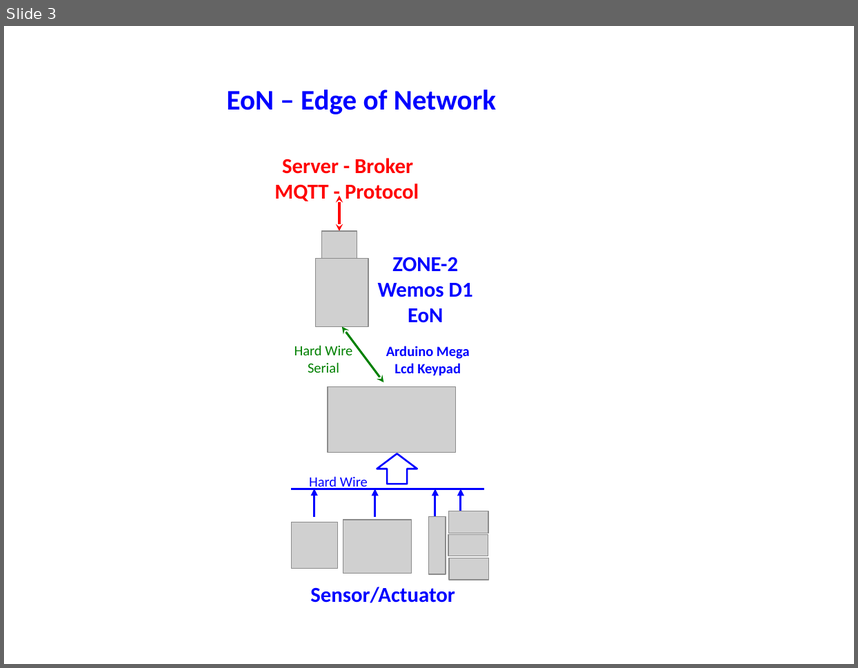
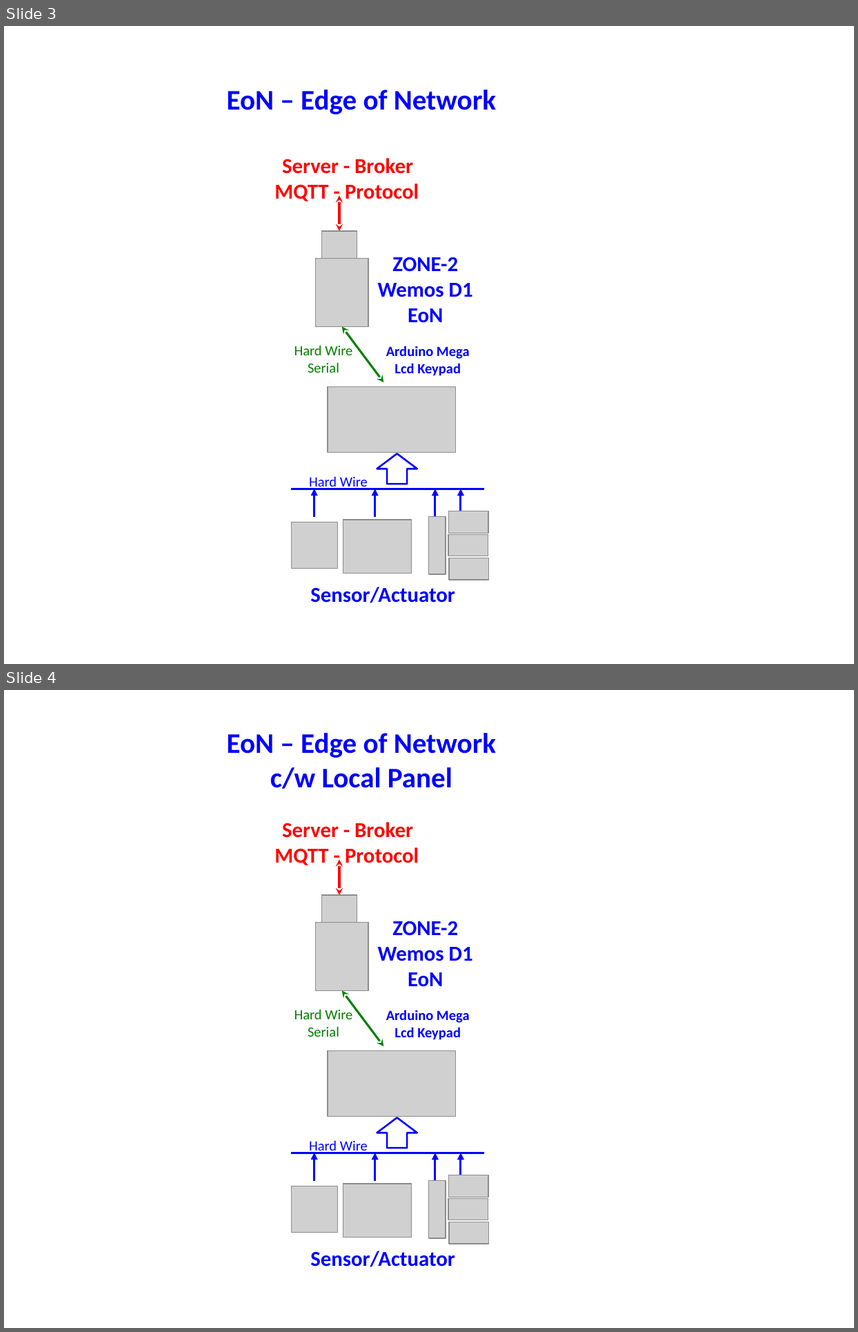
Before and after one commit to slametsampon/WFPS, a slide deck: WFPS.pptx. Shown one above the other, each under a label of ours: slide 3 before the commit, slides 3 and 4 after it. The pictures are 858x668 and 858x1332 pixels, drawn with LibreOffice and Linux fonts; fonts in the diff are those of the drawing; grey boxes stand for pictures. Boxes give left, top, right and bottom in pixels: in the first picture for what was removed or moved away, otherwise in the second. Text is boxed around its words. In the diff, an @@ line names an element or a change of style, - is before the commit and + after.

```diff
--- a/WFPS.pptx
+++ b/WFPS.pptx
@@ slide 4 added at (4,690,854,1328), background #FFFFFF @@
@@ text added at (227,733,496,789), 24 pt, text #0000FF, bold @@
+EoN – Edge of Network
+c/w Local Panel
@@ text added at (274,822,419,865), 18 pt, text #FF0000, bold @@
+Server - Broker
+MQTT - Protocol
@@ double arrow added from (339, 859) to (339, 895), #FF0000 2 pt @@
@@ picture added at (322,895,358,933) @@
@@ picture added at (316,922,369,991) @@
@@ text added at (378,920,473,987), 18 pt, text #0000FF, bold @@
+ZONE-2
+Wemos D1
+EoN
@@ double arrow added from (384, 1046) to (342, 990), #008000 1.75 pt @@
@@ text added at (294,1009,352,1036), 12 pt, text #008000 @@
+Hard Wire
+Serial
@@ text added at (386,1009,470,1040), 12 pt, text #0000FF, bold @@
+Arduino Mega
+Lcd Keypad
@@ picture added at (328,1050,456,1116) @@
@@ down arrow added at (377,1118,417,1148), outline #0000FF 1.5 pt @@
@@ text added at (309,1140,368,1154), 12 pt, text #0000FF @@
+Hard Wire
@@ line added from (291, 1152) to (484, 1152), #0000FF 1.75 pt @@
@@ arrow added from (314, 1181) to (314, 1152), #0000FF 1.75 pt @@
@@ arrow added from (375, 1181) to (375, 1152), #0000FF 1.75 pt @@
@@ arrow added from (435, 1181) to (435, 1152), #0000FF 1.75 pt @@
@@ arrow added from (461, 1192) to (461, 1152), #0000FF 1.75 pt @@
@@ picture added at (291,1185,337,1232) @@
@@ picture added at (343,1183,412,1236) @@
@@ picture added at (428,1181,445,1239) @@
@@ picture added at (448,1174,488,1196) @@
@@ picture added at (448,1199,488,1221) @@
@@ picture added at (450,1221,489,1243) @@
@@ text added at (310,1250,455,1267), 18 pt, text #0000FF, bold @@
+Sensor/Actuator
```
Also in this commit, not shown: 1 slide changed, 5 other files.
